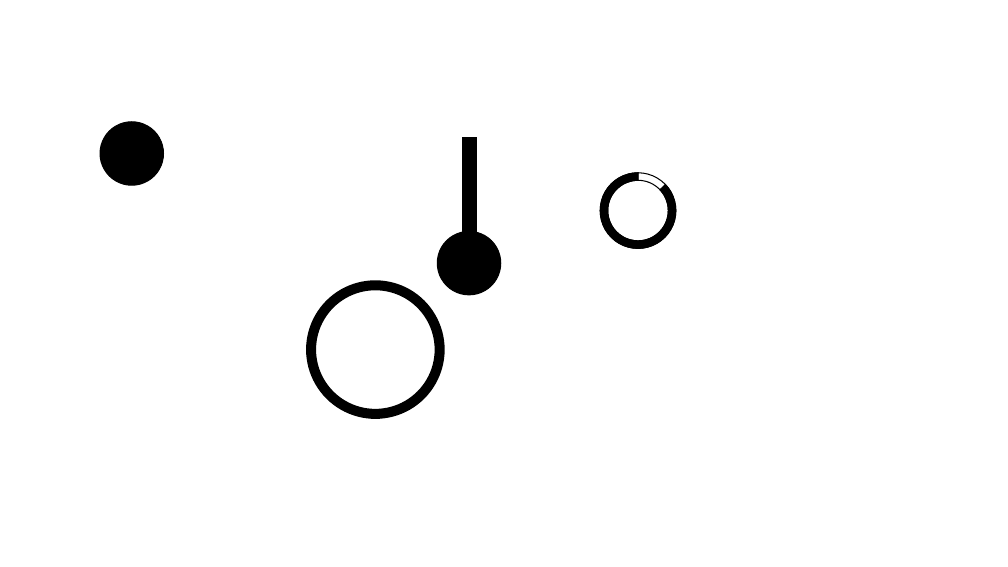
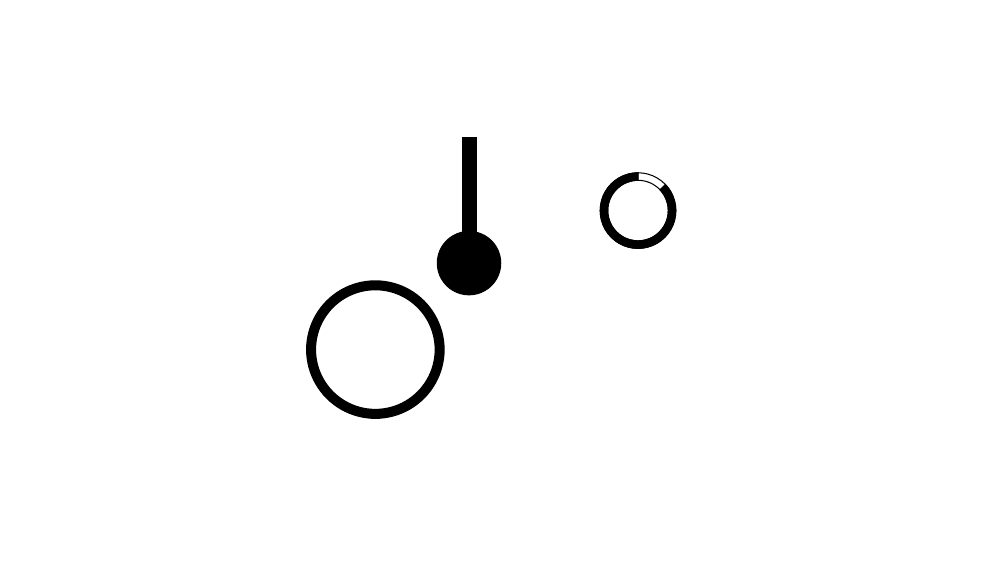
Before and after one commit to maximedaniel/ExpandDialSticks, a slide deck: slide 22 of Texture.pptx. Drawn at 1008x567 pixels with LibreOffice and Linux fonts; fonts in the diff are those of the drawing. Boxes give left, top, right and bottom in pixels: in the first picture for what was removed or moved away, otherwise in the second. Text is boxed around its words. In the diff, an @@ line names an element or a change of style, - is before the commit and + after.

```diff
--- a/Texture.pptx
+++ b/Texture.pptx
@@ ellipse removed at [100,122,163,185] @@
```
Also in this commit, not shown: 1 other slide changed.
